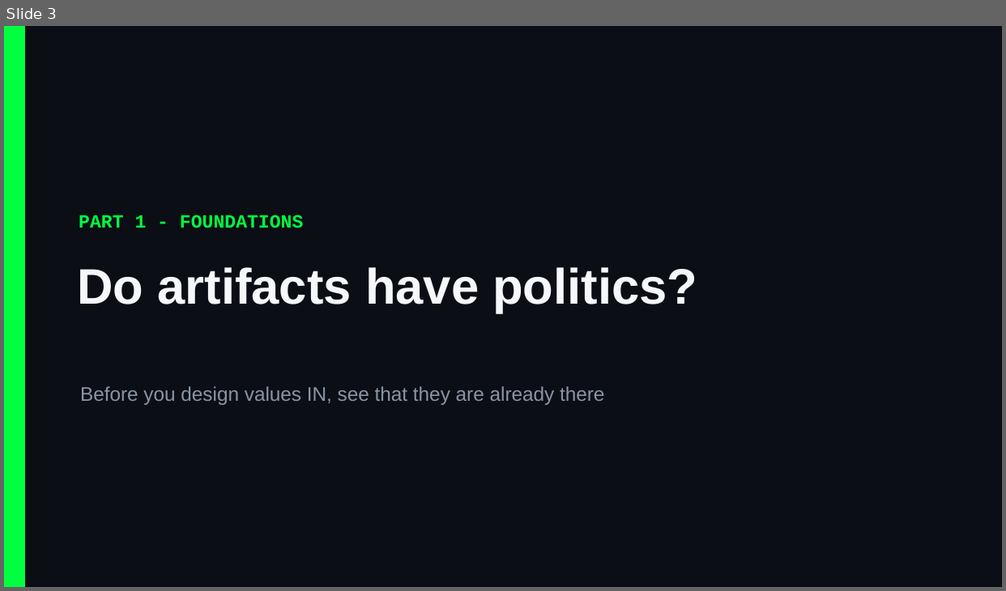
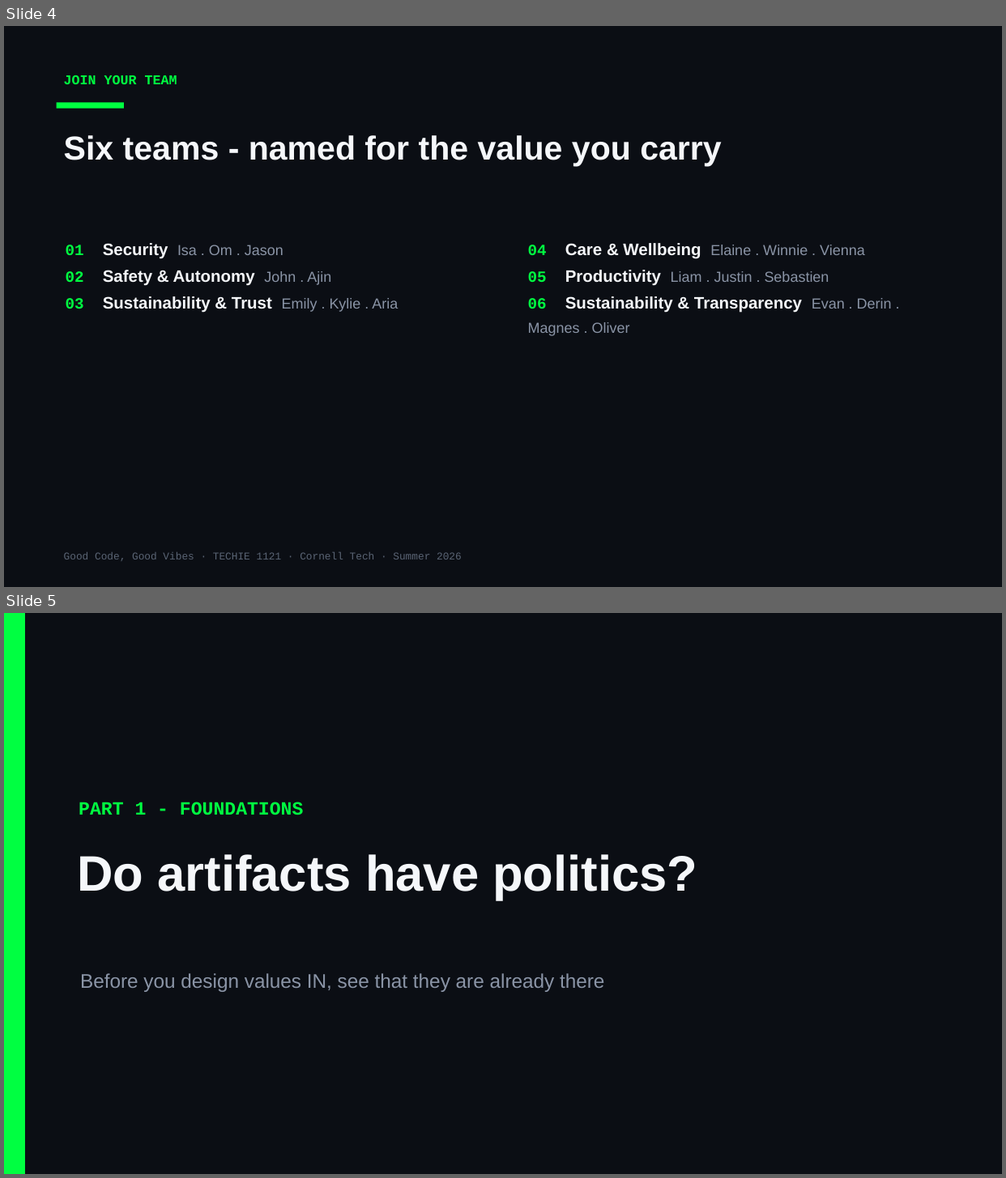
Before and after one commit to Cornell-Tech-Vibe-Coding-Summer-2026/website, a slide deck: slides/Week3-Tue-User-Testing-II.pptx. Shown one above the other, each under a label of ours: slide 3 before the commit, slides 4 and 5 after it. The pictures are 1006x591 and 1006x1178 pixels, drawn with LibreOffice and Linux fonts; fonts in the diff are those of the drawing. Boxes give left, top, right and bottom in pixels: in the first picture for what was removed or moved away, otherwise in the second. Text is boxed around its words. In the diff, an @@ line names an element or a change of style, - is before the commit and + after.

```diff
--- a/slides/Week3-Tue-User-Testing-II.pptx
+++ b/slides/Week3-Tue-User-Testing-II.pptx
@@ slide 4 added at bbox=[4, 26, 1002, 587], background #0B0E14 @@
@@ text added at bbox=[64, 75, 177, 84], 13 pt, text #00FF41, bold @@
+JOIN YOUR TEAM
@@ rectangle added at bbox=[57, 102, 124, 109], fill #00FF41 @@
@@ text added at bbox=[64, 135, 721, 167], 32 pt, text #F5F7FA, bold @@
+Six teams - named for the value you carry
@@ text added at bbox=[66, 243, 398, 313], 16 pt, text #F5F7FA, bold @@
+01 Security Isa . Om . Jason
+02 Safety & Autonomy John . Ajin
+03 Sustainability & Trust Emily . Kylie . Aria
@@ text added at bbox=[528, 243, 892, 336], 14 pt, text #8A94A6 @@
+04 Care & Wellbeing Elaine . Winnie . Vienna
+05 Productivity Liam . Justin . Sebastien
+06 Sustainability & Transparency Evan . Derin . Magnes . Oliver
@@ text added at bbox=[64, 552, 462, 561], 10 pt, text #5A6474 @@
+Good Code, Good Vibes · TECHIE 1121 · Cornell Tech · Summer 2026
@@ what was slide 3 is now slide 5 @@
```
Also in this commit, not shown: 1 other slide added, 1 other file.
